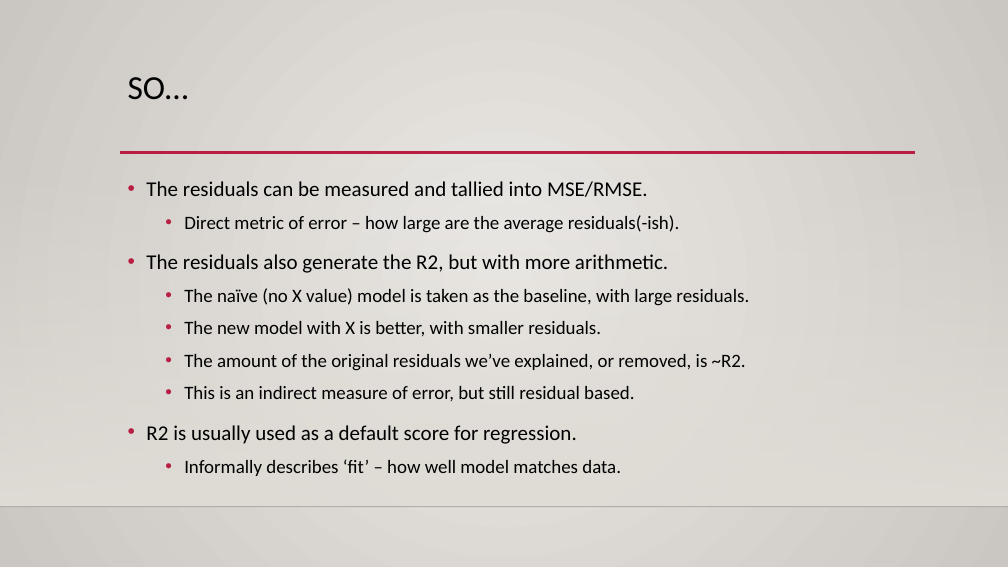
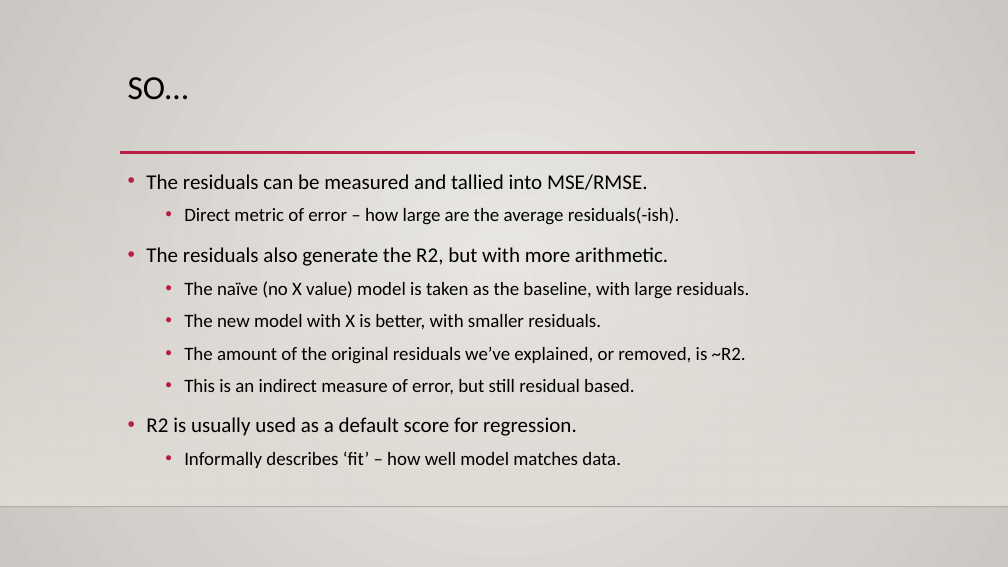
Before and after one commit to AkeemSemperDataScience/Basic_Stats_in_Python_Student_Repository, a slide deck: slide 11 of reference_material/slides/022_encoding.pptx (slide 8 before the commit). Drawn at 1008x567 pixels with LibreOffice and Linux fonts; fonts in the diff are those of the drawing; background and template pictures are left out. Boxes give left, top, right and bottom in pixels: in the first picture for what was removed or moved away, otherwise in the second. Text is boxed around its words. In the diff, an @@ line names an element or a change of style, - is before the commit and + after.

```diff
--- a/reference_material/slides/022_encoding.pptx
+++ b/reference_material/slides/022_encoding.pptx
@@ text "The residuals can be measured ...": place and size @@
-text "The residuals can be measured ..." at [146,181,749,476]
+text "The residuals can be measured ..." at [146,174,749,468]
```
Also in this commit, not shown: 10 other slides changed, 5 slides added, 22 other files.
